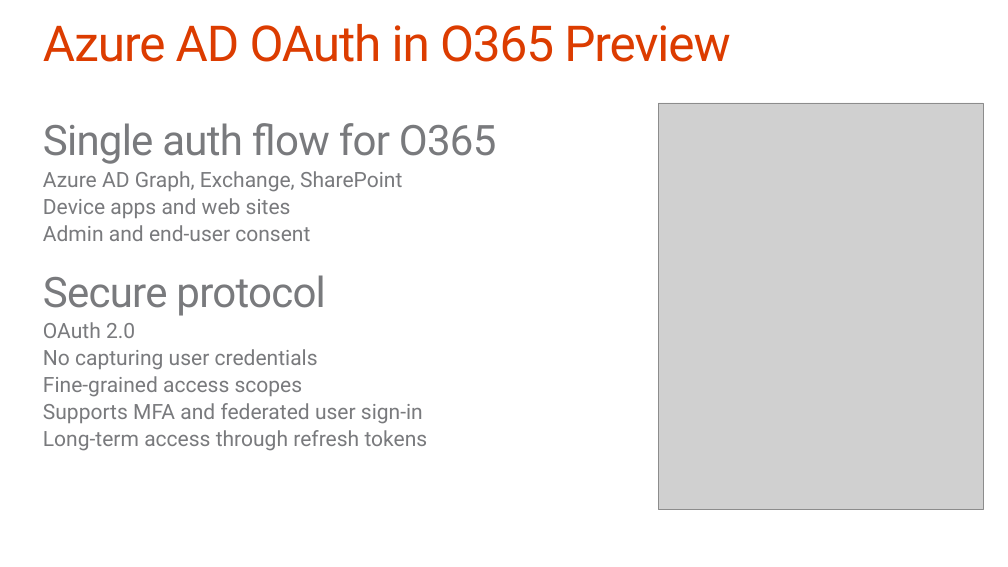
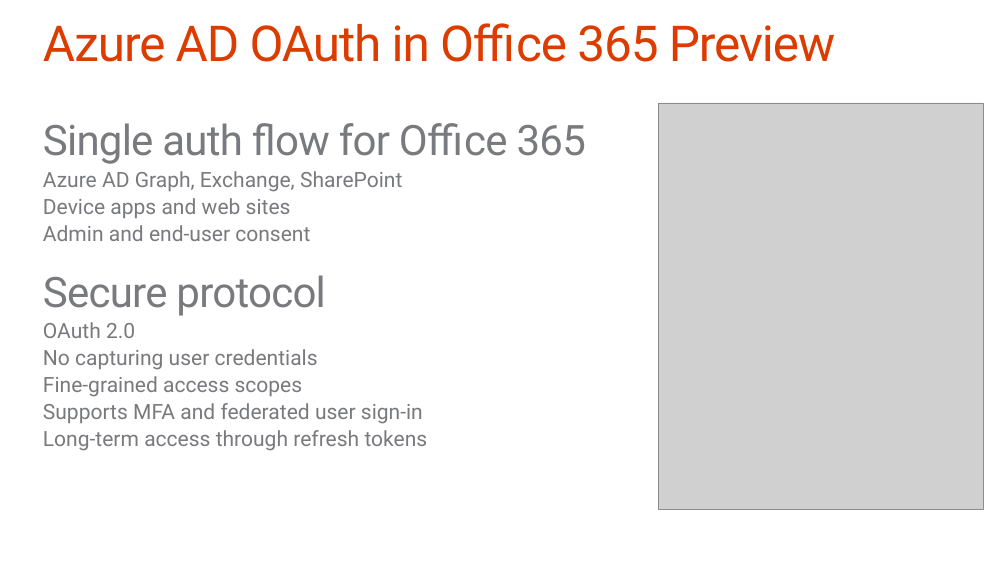
Before and after one commit to OfficeDev/TrainingContent, a slide deck: slide 8 of O3653-1 Deep Dive into Azure AD with the Office 365 APIs/O3653-1 Deep Dive into Azure AD with the Office 365 APIs.pptx. Drawn at 1008x567 pixels with LibreOffice and Linux fonts; fonts in the diff are those of the drawing; grey boxes stand for pictures; background and template pictures are left out. Boxes give left, top, right and bottom in pixels: in the first picture for what was removed or moved away, otherwise in the second. Text is boxed around its words. In the diff, an @@ line names an element or a change of style, - is before the commit and + after.

Commit message:
Presentation updates

```diff
--- a/O3653-1 Deep Dive into Azure AD with the Office 365 APIs/O3653-1 Deep Dive into Azure AD with the Office 365 APIs.pptx
+++ b/O3653-1 Deep Dive into Azure AD with the Office 365 APIs/O3653-1 Deep Dive into Azure AD with the Office 365 APIs.pptx
@@ title at (x1=43, y1=23, x2=835, y2=62): text changed @@
-Azure AD OAuth in O365 Preview
+Azure AD OAuth in Office 365 Preview
@@ text at (x1=43, y1=123, x2=586, y2=164): text changed @@
-Single auth flow for O365
+Single auth flow for Office 365
```
Also in this commit, not shown: 3 other slides changed, 2 other files.
